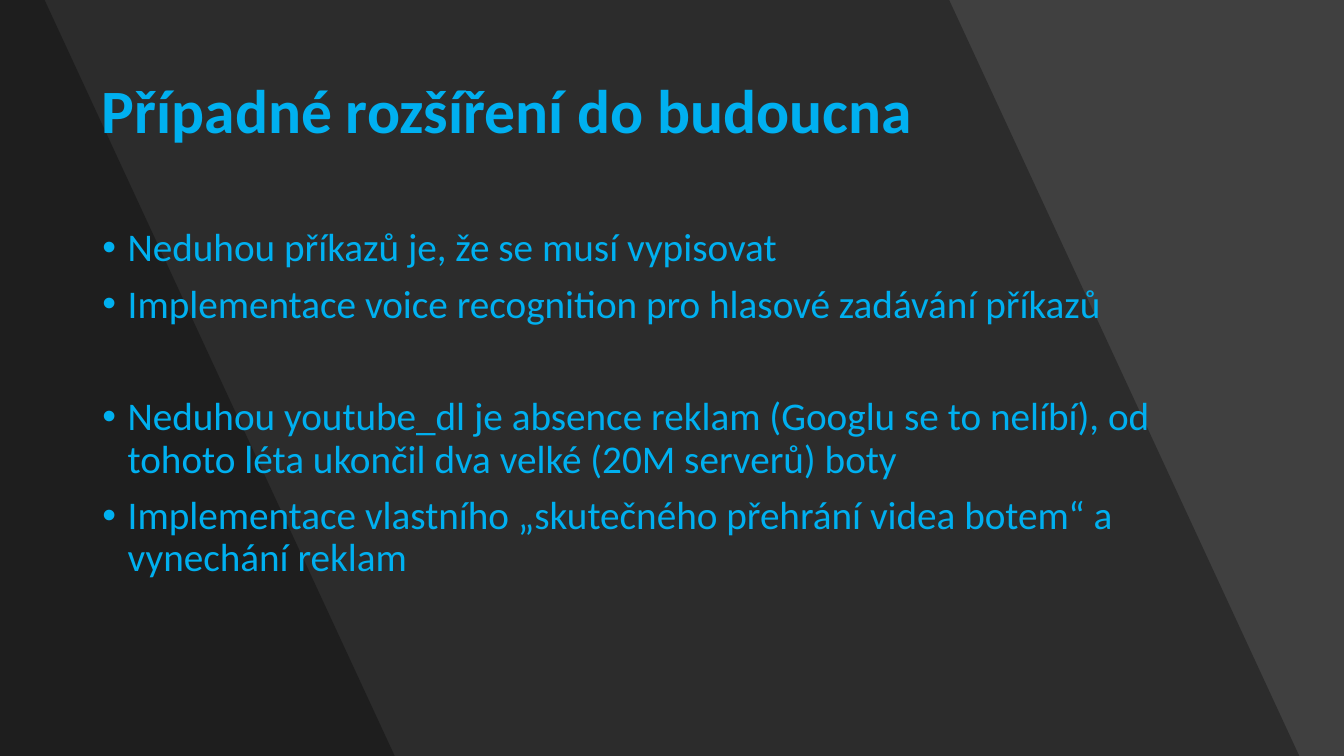
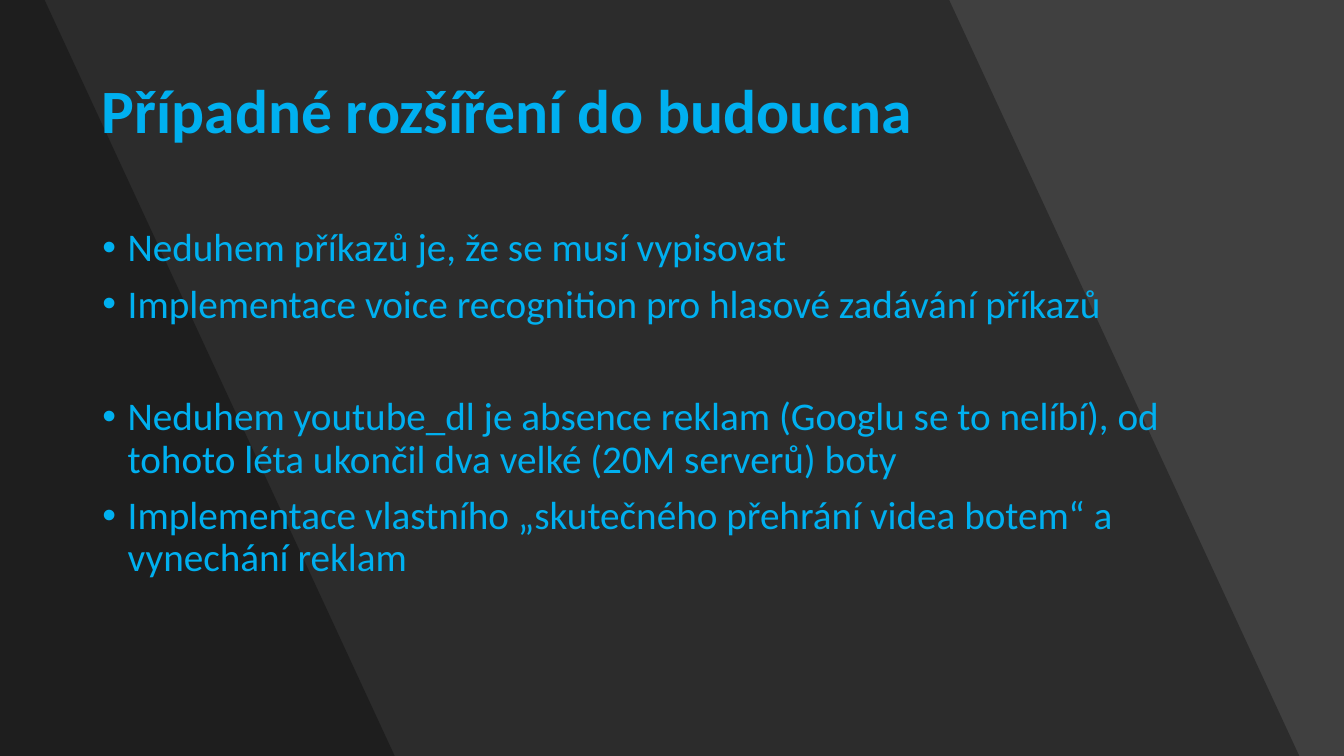
Before and after one commit to Fortex365/DiscordBot, a slide deck: slide 21 of Bot na platformě Discord.pptx. Drawn at 1344x756 pixels with LibreOffice and Linux fonts; fonts in the diff are those of the drawing. Boxes give left, top, right and bottom in pixels: in the first picture for what was removed or moved away, otherwise in the second. Text is boxed around its words. In the diff, an @@ line names an element or a change of style, - is before the commit and + after.

Commit message:
updated presentation

```diff
--- a/Bot na platformě Discord.pptx
+++ b/Bot na platformě Discord.pptx
@@ text at (x1=128, y1=233, x2=787, y2=268): text changed @@
-• Neduhou příkazů je, že se musí vypisovat
+• Neduhem příkazů je, že se musí vypisovat
@@ text at (x1=128, y1=401, x2=1159, y2=480): text changed @@
-• Neduhou youtube_dl je absence reklam (Googlu se to nelíbí), od
-  tohoto léta ukončil dva velké (20M serverů) boty
+• Neduhem youtube_dl je absence reklam (Googlu se to nelíbí), od
+  tohoto léta ukončil dva velké (20M serverů) boty
```
Also in this commit, not shown: 1 other slide changed, 2 other files.
